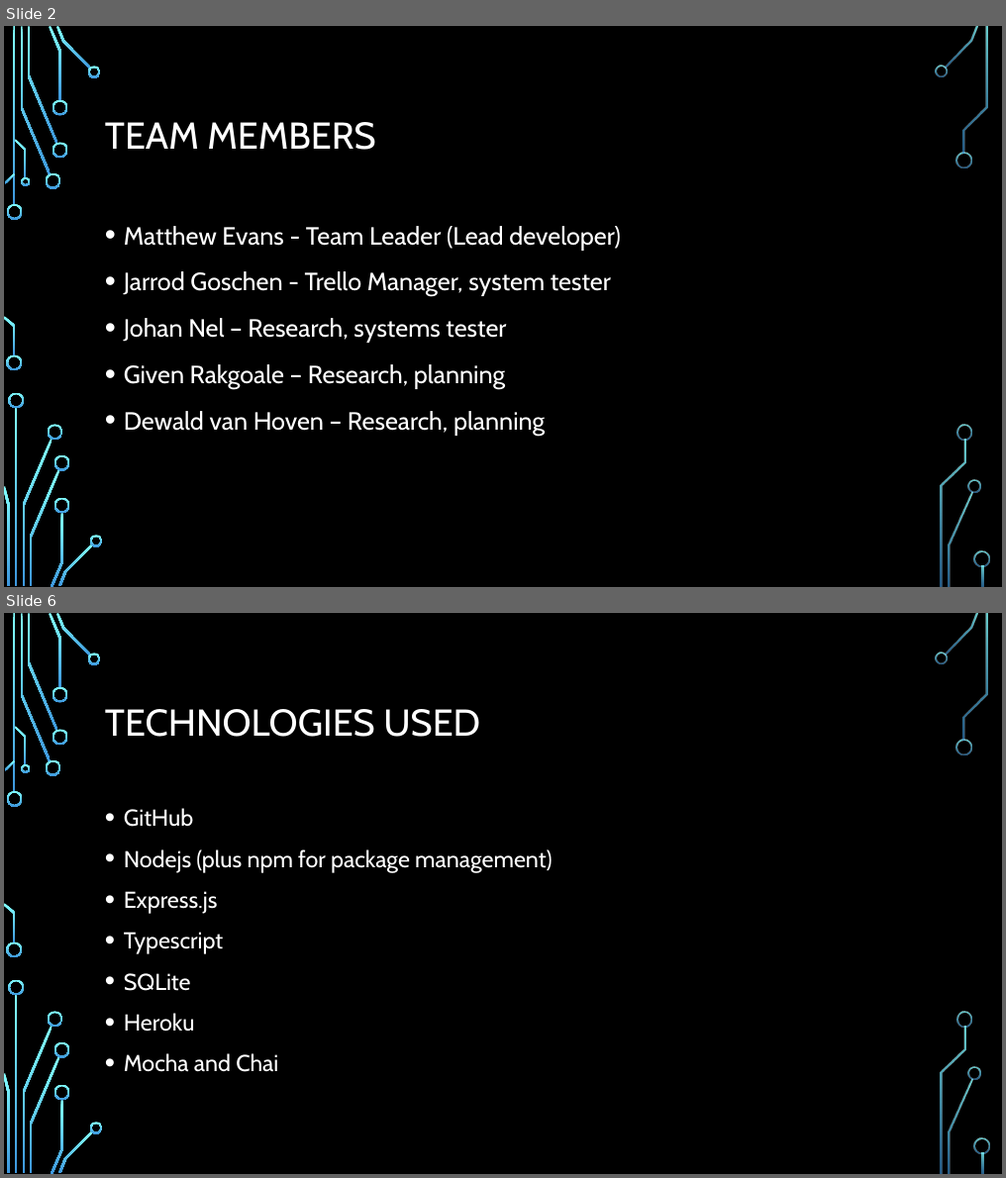
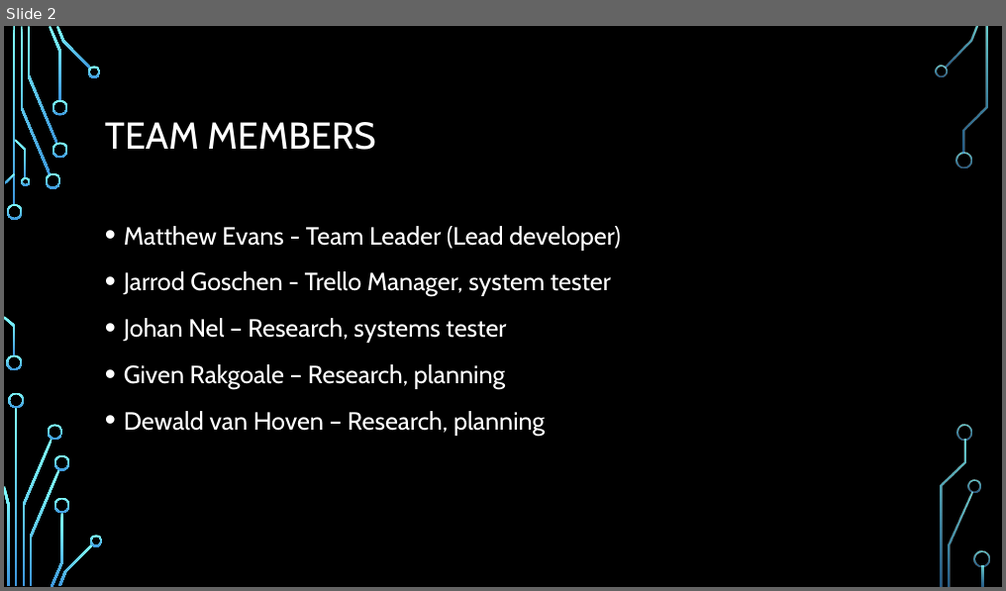
Before and after one commit to ocean-nfc/ocean-nfc-server, a slide deck: Ocean - NFC Slide Show.pptx. Shown one above the other, each under a label of ours: slides 2 and 6 before the commit, slide 2 after it; the slides between them are not shown. The pictures are 1006x1178 and 1006x591 pixels, drawn with LibreOffice and Linux fonts; fonts in the diff are those of the drawing; background and template pictures are left out. Boxes give left, top, right and bottom in pixels: in the first picture for what was removed or moved away, otherwise in the second. Text is boxed around its words. In the diff, an @@ line names an element or a change of style, - is before the commit and + after.

```diff
--- a/Ocean - NFC Slide Show.pptx
+++ b/Ocean - NFC Slide Show.pptx
@@ slide 6 removed at bbox=[4, 613, 1002, 1174], background picture (left out); not listed: 36 template elements that a slide beside it also shows @@
@@ title removed at bbox=[105, 709, 480, 737] @@
-TECHNOLOGIES USED
@@ text removed at bbox=[124, 808, 551, 1072] @@
-• GitHub
-• Nodejs (plus npm for package management)
-• Express.js
-• Typescript
-• SQLite
-• Heroku
-• Mocha and Chai
```
Also in this commit, not shown: 7 slides added, 5 other slides removed.
